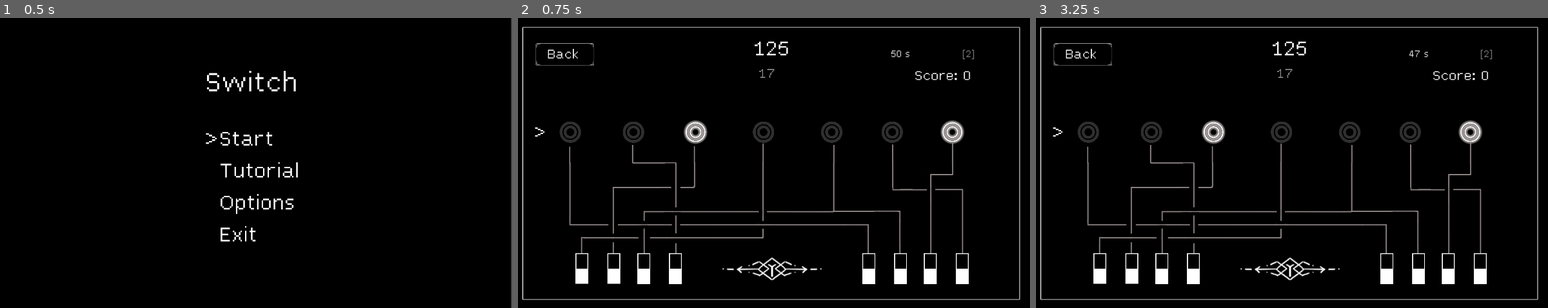
Above: before the commit, frames 1-3 (left to right).
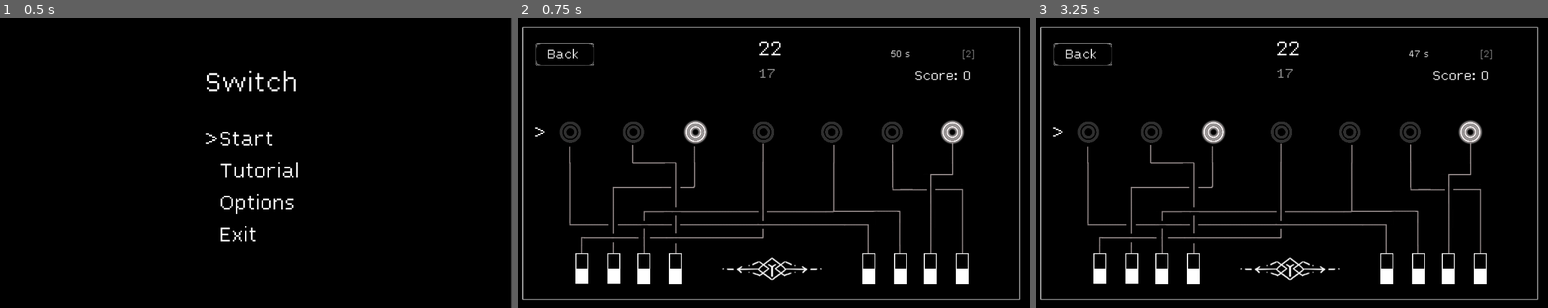
Above: after the commit, the same moments.

Repository: DragonCat4012/Switch
Game: Godot game, scene res://Scenes/menu.tscn
The game is run twice, just before and just after one commit, with the same random seed, the same clock (stepped at 60 frames per second) and the same inputs.
Inputs (mouse positions are in pixels of both pictures, inside the frame that each line leads up to):
- Up to frame 1 (0.5 s): no input
- Up to frame 2 (0.75 s): tap Enter (ui_accept) at 0.5 s; move the mouse to (886, 148) at 0.52 s; hold Right (ui_right) from 0.53 s (still down); click (886, 148) at 0.67 s
- Up to frame 3 (3.25 s): tap Enter (ui_accept) at 0.77, 1.52, 2, 2.75, 3.02 s; move the mouse to (1184, 177) at 1.27 s; release Right (ui_right) at 1.28 s; hold Down (ui_down) 1.28-2.03 s; move the mouse to (1343, 99) at 2.02 s; hold Right (ui_right) 2.03-2.78 s; move the mouse to (1266, 221) at 2.77 s; hold Up (ui_up) from 2.78 s (still down); click (1266, 221) at 2.92 s

Frame 1 is identical in both runs. In frame 2, 0.2% of the frame differs, in the area x 46-53%, y 8-21%; in frame 3, 0.2%.

Commit message:
Update Readme

Diff:
--- a/game.gd
+++ b/game.gd
@@ -160,7 +160,7 @@
 	updateCurrentNumber()
 
 func initNumber():
-	var num = randi_range(1, 127)
+	var num = randi_range(1, 128)
 	numberLabel.text = str(num)
 	goalNumber = num
 
Not shown, changed: README.md
